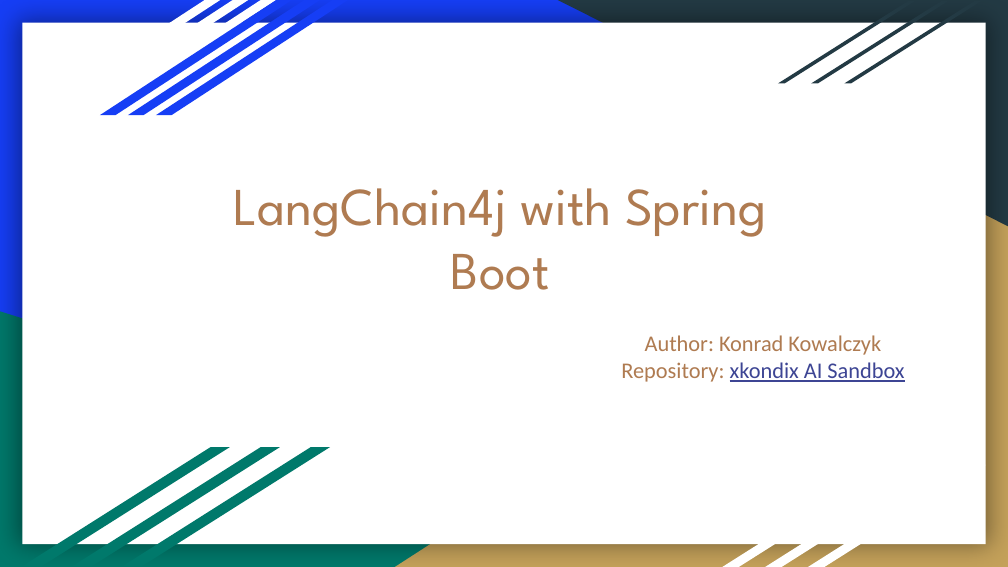
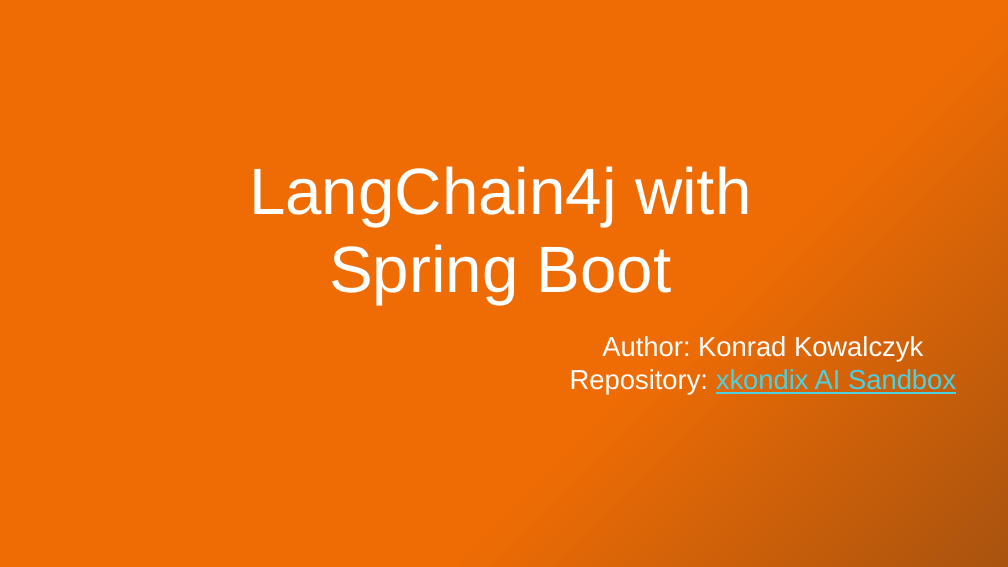
Before and after one commit to xkondix/aiSandbox-JAVA-SPIRNG, a slide deck: slide 1 of assets/LangChain4j with Spring Boot.pptx. Drawn at 1008x567 pixels with LibreOffice and Linux fonts; fonts in the diff are those of the drawing. Boxes give left, top, right and bottom in pixels: in the first picture for what was removed or moved away, otherwise in the second. Text is boxed around its words. In the diff, an @@ line names an element or a change of style, - is before the commit and + after.

```diff
--- a/assets/LangChain4j with Spring Boot.pptx
+++ b/assets/LangChain4j with Spring Boot.pptx
@@ background #163EF5 to gradient #EF6C04 to #A9530F @@
@@ rectangle removed at [22, 23, 986, 544] @@
@@ parallelogram removed at [28, 0, 220, 115] @@
@@ parallelogram removed at [56, 0, 248, 115] @@
@@ parallelogram removed at [85, 0, 276, 115] @@
@@ parallelogram removed at [100, 0, 291, 115] @@
@@ parallelogram removed at [128, 0, 320, 115] @@
@@ parallelogram removed at [156, 0, 348, 115] @@
@@ right triangle removed at [557, 0, 1008, 226] @@
@@ parallelogram removed at [778, 1, 916, 84] @@
@@ parallelogram removed at [811, 1, 950, 84] @@
@@ parallelogram removed at [845, 1, 983, 84] @@
@@ title "LangChain4j with Spring Boot" at [249, 166, 751, 304]: size 38 to 46.8 pt, font League Spartan to Arial, text colour #AF7B51 to #FFFFFF; vertical alignment middle to bottom @@
@@ right triangle removed at [395, 171, 1008, 567] @@
@@ right triangle removed at [0, 311, 812, 567] @@
@@ subtitle "Author: Konrad Kowalczyk" at [570, 336, 956, 395]: size 16 to 19.6 pt, font Calibri to Arial; text colour #AF7B51 to #FFFFFF in "Author: Konrad Kowalczyk", "Repository:"; text colour #3D4594 to #4DD0E1 in "xkondix AI Sandbox" @@
@@ parallelogram removed at [22, 448, 230, 566] @@
@@ parallelogram removed at [72, 448, 279, 566] @@
@@ parallelogram removed at [122, 448, 330, 566] @@
@@ parallelogram removed at [723, 465, 900, 566] @@
@@ parallelogram removed at [765, 465, 942, 566] @@
@@ parallelogram removed at [808, 465, 986, 566] @@
```
Also in this commit, not shown: 18 other slides changed, 21 slides added, 7 slides removed, 8 other files.
